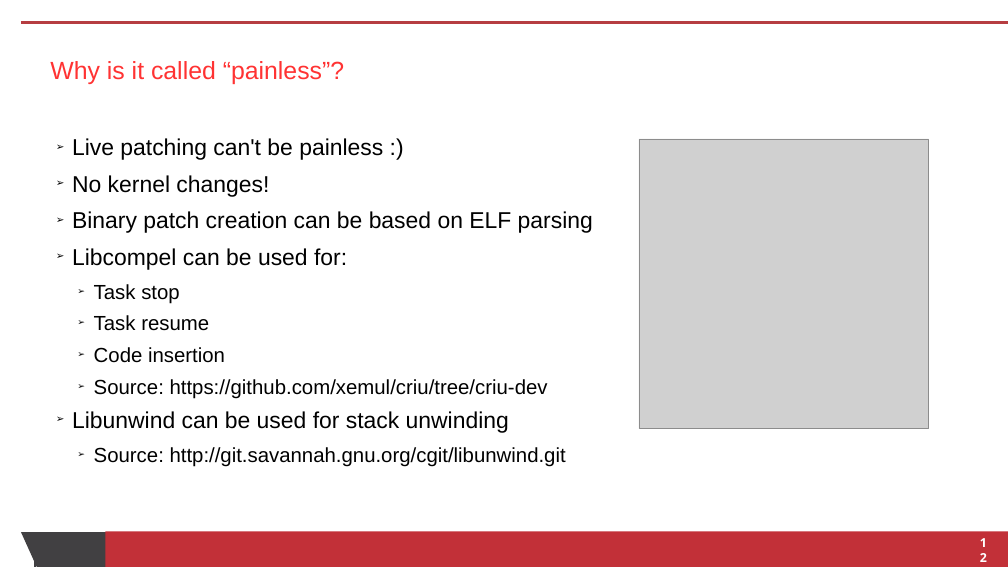
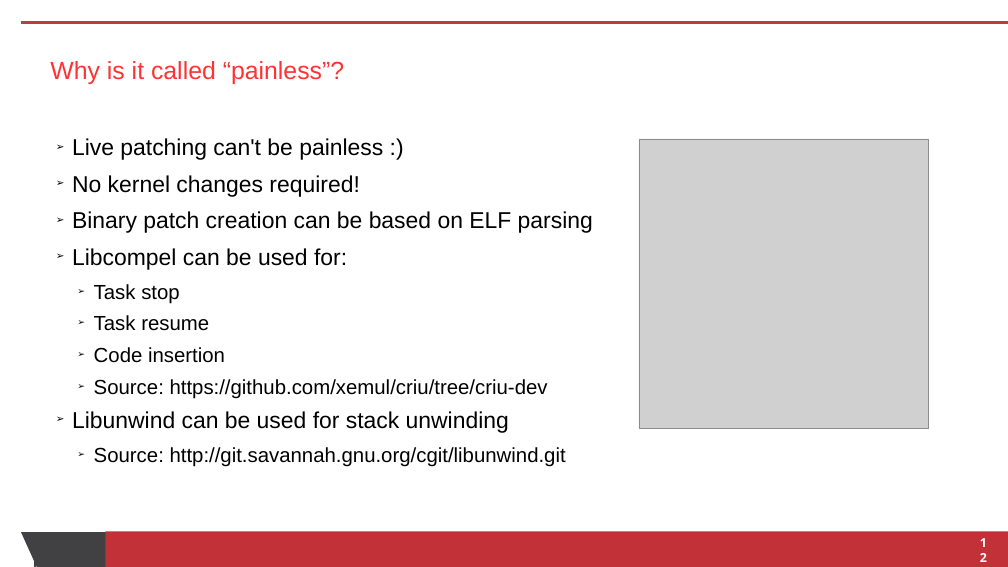
Before and after one commit to skinsbursky/presentations, a slide deck: slide 12 of lup-devconf.odp. Drawn at 1008x567 pixels with LibreOffice and Linux fonts; fonts in the diff are those of the drawing; grey boxes stand for pictures. Boxes give left, top, right and bottom in pixels: in the first picture for what was removed or moved away, otherwise in the second. Text is boxed around its words. In the diff, an @@ line names an element or a change of style, - is before the commit and + after.

Commit message:
Painless Live Userspace Patching for DevConf.cz (2017) - cosmetic changes

```diff
--- a/lup-devconf.odp
+++ b/lup-devconf.odp
@@ text at box(72, 175, 359, 197): text changed @@
-➢ No kernel changes!
+➢ No kernel changes required!
```
Also in this commit, not shown: 3 other slides changed, 1 other file.
